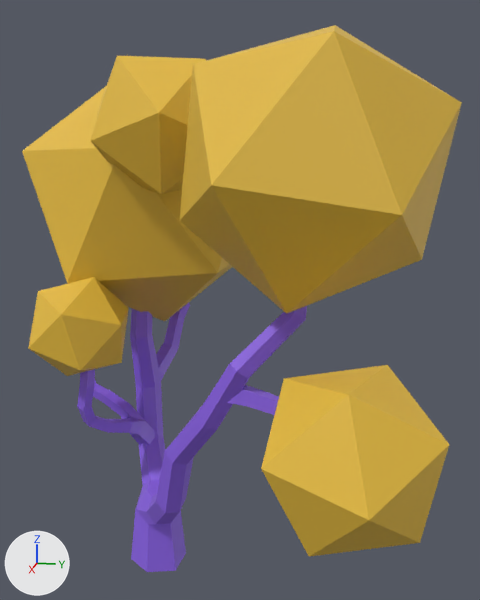
Two versions of the glTF model public/models/tree.glb, one commit apart.
Camera for both pictures: a 50 mm lens placed at (30.81, 10.7, 21.74), pointed at (-0.67, 4.4, 13.87). Lighting does not change. The marker at lower left points along +X, +Y and +Z. Where no turn or scale is listed for an object, it has been applied to the vertices.

The scene before the commit, as lines of its bpy script (objects in view):
```python
mat_bark = principled_material('Bark')
mat_bark.base_color = (0.262, 0.124, 0.8)  # purple #8c63e7
mat_tree = principled_material('Tree')
mat_tree.base_color = (0.8, 0.507, 0.0475)  # yellow #e7bd3e
me_tree_lp_11 = bpy.data.meshes.new('Tree_lp_11')
me_tree_lp_11.from_pydata(...)  # 281 vertices, 500 faces; spans x -14.1..13.9, y -7.3..13.5, z -0.7..25.8
# faces by material slot: [380, 120]
me_tree_lp_11.materials.append(mat_bark)  # purple #8c63e7
me_tree_lp_11.materials.append(mat_tree)  # yellow #e7bd3e
ob_tree_lp_11 = bpy.data.objects.new('Tree_lp_11', me_tree_lp_11)
ob_tree_lp_11.location = (0.0, 0.0, 0.0)
```
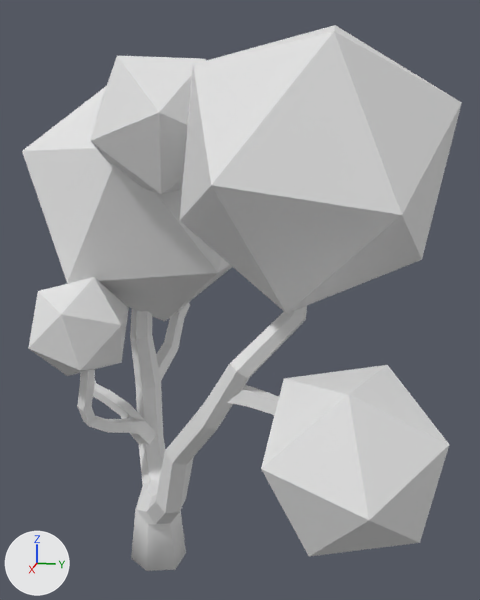
The newer file is also turned or shifted as a whole; pictures and numbers use the older file's frame.

The edits, one by one:
Material 'Bark' (mat_bark) changes colour from purple #8c63e7 to white #e7e7e7; in linear values from (0.262, 0.124, 0.8) to (0.8, 0.8, 0.8).
Material 'Tree' (mat_tree) changes colour from yellow #e7bd3e to white #e7e7e7; in linear values from (0.8, 0.507, 0.0475) to (0.8, 0.8, 0.8).

Changed parts and their boxes (x1, y1, x2, y2) in the pictures (480 x 600 px):
'Tree_lp_11', recoloured (yellow to white): (22, 25, 462, 572) in both
